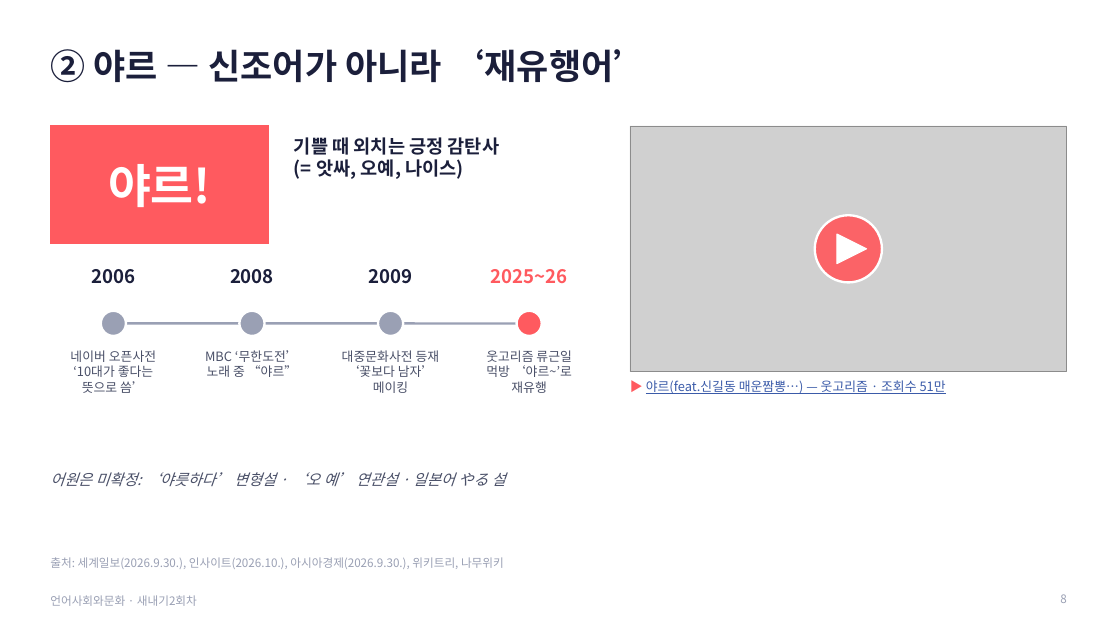
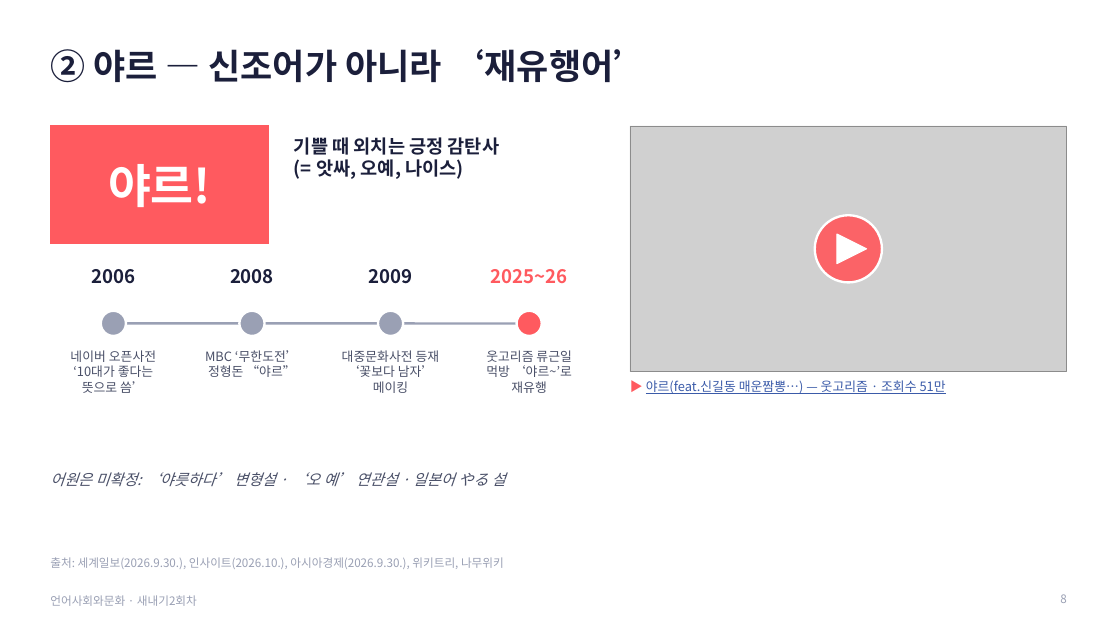
Before and after one commit to junseok7-cpu/hello, a slide deck: slide 8 of report/언어사회와문화_발표_새내기2회차.pptx. Drawn at 1120x630 pixels with LibreOffice and Linux fonts; fonts in the diff are those of the drawing; grey boxes stand for pictures. Boxes give left, top, right and bottom in pixels: in the first picture for what was removed or moved away, otherwise in the second. Text is boxed around its words. In the diff, an @@ line names an element or a change of style, - is before the commit and + after.

```diff
--- a/report/언어사회와문화_발표_새내기2회차.pptx
+++ b/report/언어사회와문화_발표_새내기2회차.pptx
@@ text at <box>208,365,295,377</box>: text changed @@
-노래 중 “야르”
+정형돈 “야르”
```
Also in this commit, not shown: 2 other slides changed, 2 other files.
